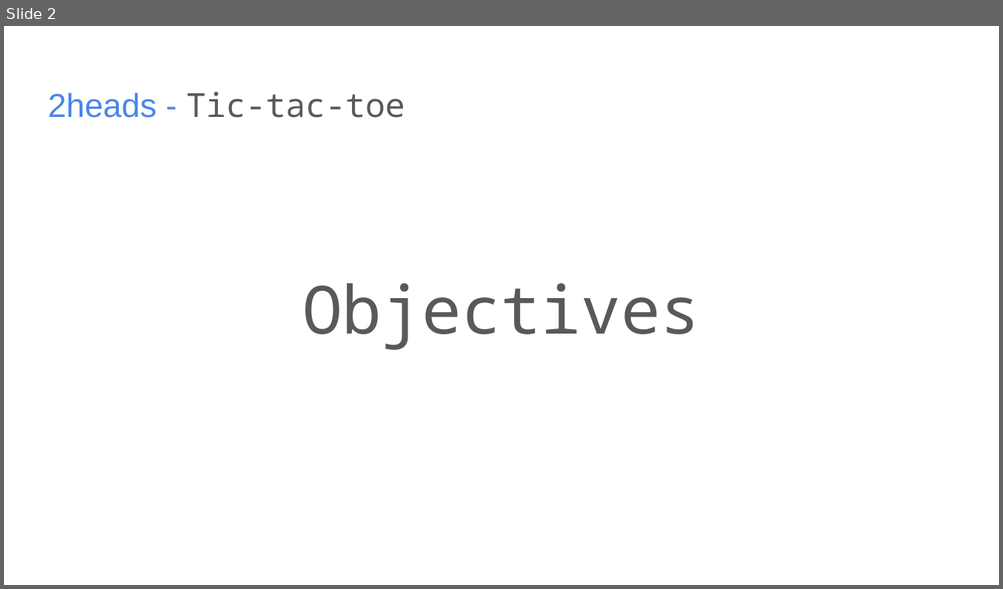
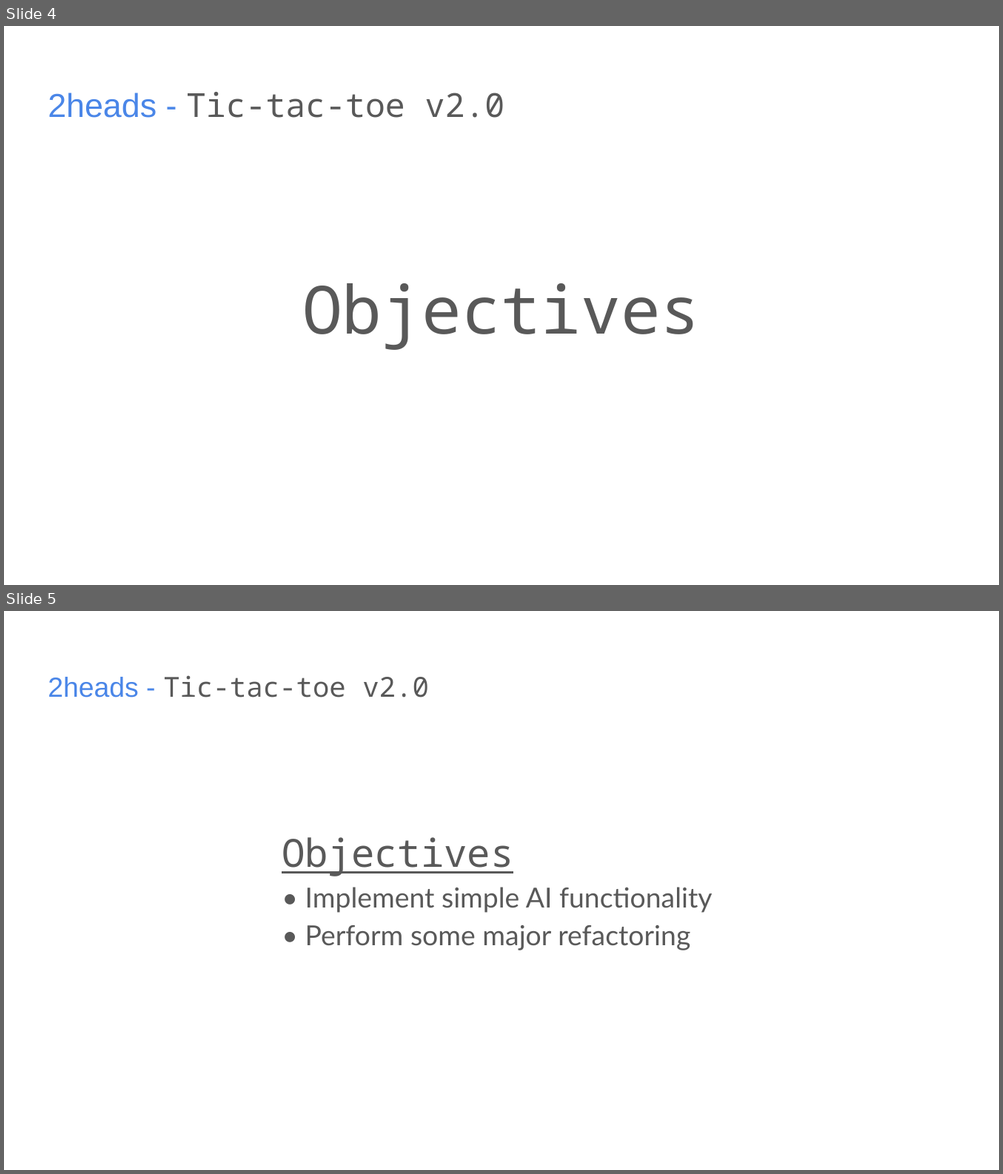
Before and after one commit to hosmanadam/CC.PB.03.TW-tic_tac_toe, a slide deck: _other/tic_tac_toe_2heads.pptx. Shown one above the other, each under a label of ours: slide 2 before the commit, slides 4 and 5 after it. The pictures are 1003x589 and 1003x1174 pixels, drawn with LibreOffice and Linux fonts; fonts in the diff are those of the drawing. Boxes give left, top, right and bottom in pixels: in the first picture for what was removed or moved away, otherwise in the second. Text is boxed around its words. In the diff, an @@ line names an element or a change of style, - is before the commit and + after.

```diff
--- a/_other/tic_tac_toe_2heads.pptx
+++ b/_other/tic_tac_toe_2heads.pptx
@@ slide 5 added at <box>4,611,999,1170</box>, background #FFFFFF @@
@@ title added at <box>48,675,429,698</box>, 20 pt, text #595959 @@
+2heads - Tic-tac-toe v2.0
@@ text added at <box>282,837,712,951</box>, 20 pt, text #595959 @@
+Objectives
+• Implement simple AI functionality
+• Perform some major refactoring
@@ what was slide 2 is now slide 4 @@
@@ slide 4 changed as well @@
@@ title at <box>48,92,505,118</box>: text changed @@
-2heads - Tic-tac-toe
+2heads - Tic-tac-toe v2.0
```
Also in this commit, not shown: 5 other slides changed, 7 other slides added, 1 other file.
